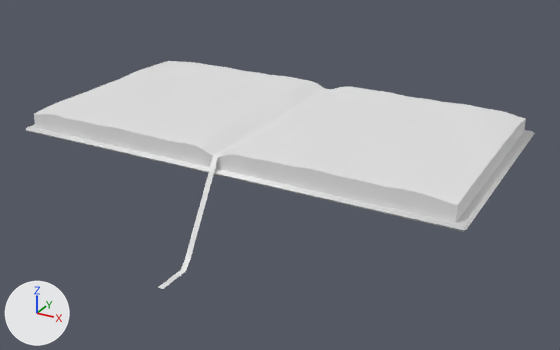
Before and after pictures for a commit that changed the glTF model Assets/Models/props/login-book.glb.
Before and after are seen from a 50 mm camera at (0.594, -1.074, 0.461) aimed at (0.034, -0.055, -0.049). Every picture has the same lights, and +X, +Y and +Z are marked at lower left. The picture after the commit comes second. Where no turn or scale is listed for an object, it has been applied to the vertices. Vertices at exactly the same position are counted once.

Names of what the first picture shows: 'LoginBook'.
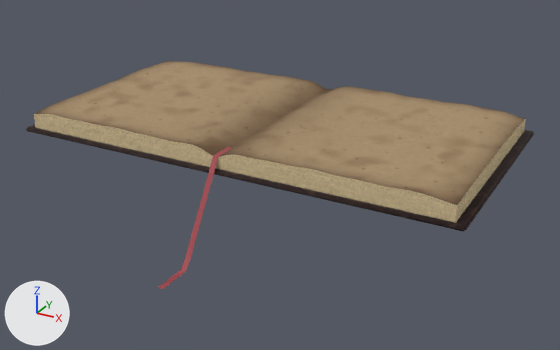
Boxes (x1, y1, x2, y2) around the edits, measured in the pictures (560 x 350 px):
part 1 of me_loginbook, recoloured: (26, 124, 535, 232) in both
part 2 of me_loginbook, recoloured (white to beige): (34, 61, 526, 205) in both
part 3 of me_loginbook, recoloured (white to beige): (34, 114, 526, 223) in both
part 4 of me_loginbook, recoloured: (158, 147, 232, 289) in both

What changed in the scene script:
```text
Add img_loginbook_pageedge_normal:
    img_loginbook_pageedge_normal = load_image('LoginBook_PageEdge_Normal', '_unpacked/LoginBook_PageEdge_Normal', 256, 1024, 'Non-Color')
Add img_loginbook_pageedge_albedo:
    img_loginbook_pageedge_albedo = load_image('LoginBook_PageEdge_Albedo', '_unpacked/LoginBook_PageEdge_Albedo', 256, 1024, 'sRGB')
Add img_loginbook_paper_albedo:
    img_loginbook_paper_albedo = load_image('LoginBook_Paper_Albedo', '_unpacked/LoginBook_Paper_Albedo', 2048, 1024, 'sRGB')
Add img_loginbook_paper_normal:
    img_loginbook_paper_normal = load_image('LoginBook_Paper_Normal', '_unpacked/LoginBook_Paper_Normal', 2048, 1024, 'Non-Color')
Add img_loginbook_leather_normal:
    img_loginbook_leather_normal = load_image('LoginBook_Leather_Normal', '_unpacked/LoginBook_Leather_Normal', 1024, 1024, 'Non-Color')
Add img_loginbook_leather_albedo:
    img_loginbook_leather_albedo = load_image('LoginBook_Leather_Albedo', '_unpacked/LoginBook_Leather_Albedo', 1024, 1024, 'sRGB')
Add mat_bookpageedge_tex:
    mat_bookpageedge_tex = bpy.data.materials.new('BookPageEdge_tex')
    # uses the picture img_loginbook_pageedge_albedo
    # uses the picture img_loginbook_pageedge_normal
Add mat_bookribbon_tex:
    mat_bookribbon_tex = principled_material('BookRibbon_tex')
    mat_bookribbon_tex.base_color = (0.36, 0.06, 0.07)  # red #a2454b
    mat_bookribbon_tex.roughness = 0.7
Add mat_bookpaper_tex:
    mat_bookpaper_tex = bpy.data.materials.new('BookPaper_tex')
    # colours: white #eae5df
    # uses the picture img_loginbook_paper_albedo
    # uses the picture img_loginbook_paper_normal
Add mat_bookcover_tex:
    mat_bookcover_tex = bpy.data.materials.new('BookCover_tex')
    # uses the picture img_loginbook_leather_albedo
    # uses the picture img_loginbook_leather_normal
Change me_loginbook:
    where me_loginbook.from_pydata(...)  # 1675 vertices, 3080 faces; spans x -0.38..0.38, y -0.34..0.2, z -0.119..0.038
    used by ob_loginbook; location = (0.0, 0.0, 0.0)
    me_loginbook part 1: all 92 faces that had it switch from mat_bookcover (white #e7e7e7) to mat_bookcover_tex
    me_loginbook part 2: all 2496 faces that had it switch from mat_bookpaper (white #e7e7e7) to mat_bookpaper_tex
    me_loginbook part 3: all 464 faces that had it switch from mat_bookpageedge (white #e7e7e7) to mat_bookpageedge_tex
    me_loginbook part 4: all 28 faces that had it switch from mat_bookribbon (white #e7e7e7) to mat_bookribbon_tex (red #a2454b)
```
